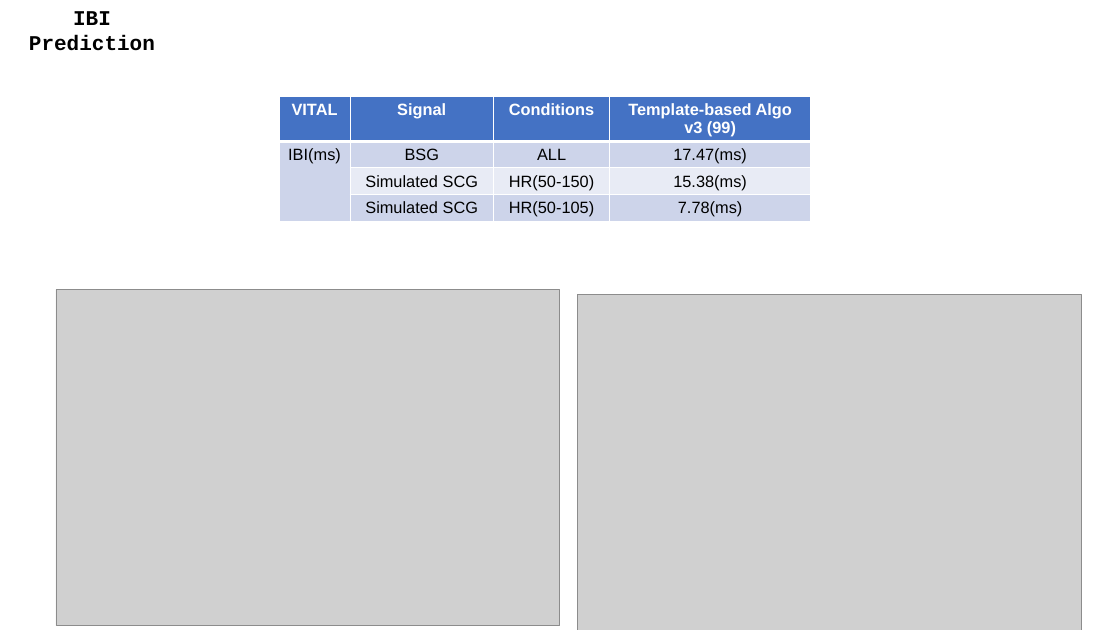
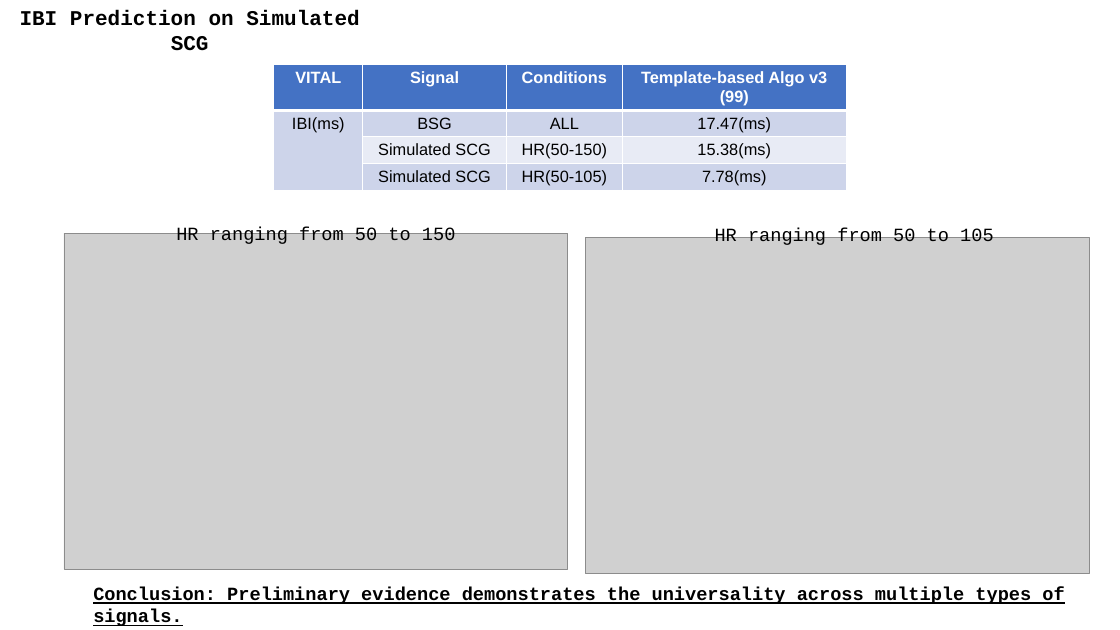
Before and after one commit to A-Big-Tortoise/Presentation, a slide deck: slide 5 of Presentation_0325_JiayuChen.pptx. Drawn at 1120x630 pixels with LibreOffice and Linux fonts; fonts in the diff are those of the drawing; grey boxes stand for pictures. Boxes give left, top, right and bottom in pixels: in the first picture for what was removed or moved away, otherwise in the second. Text is boxed around its words. In the diff, an @@ line names an element or a change of style, - is before the commit and + after.

```diff
--- a/Presentation_0325_JiayuChen.pptx
+++ b/Presentation_0325_JiayuChen.pptx
@@ text at [20,10,359,51]: text changed @@
-IBI Prediction
+IBI Prediction on Simulated SCG
@@ table: place and size @@
-table at [279,96,811,228]
+table at [274,65,846,197]
@@ picture: place and size @@
-picture at [56,290,560,626]
+picture at [64,233,568,569]
@@ text added at [176,227,455,244], 16 pt, text #000000 @@
+HR ranging from 50 to 150
@@ picture: place and size @@
-picture at [577,294,1081,630]
+picture at [586,238,1090,574]
@@ text added at [715,228,993,245], 16 pt, text #000000 @@
+  HR ranging from 50 to 105
@@ text added at [93,587,1064,604], 16 pt, text #000000, bold, underline @@
+Conclusion: Preliminary evidence demonstrates the universality across multiple types of signals.
```
Also in this commit, not shown: 4 other slides changed, 1 slide added, 1 slide removed.
